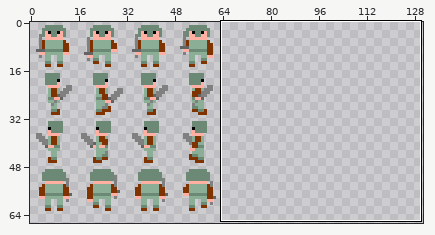
Sprite sheet: game/assets/char_sheet.png. The first picture is a wide view before the edit; the outline marks the close-up.
Close-up. Before:
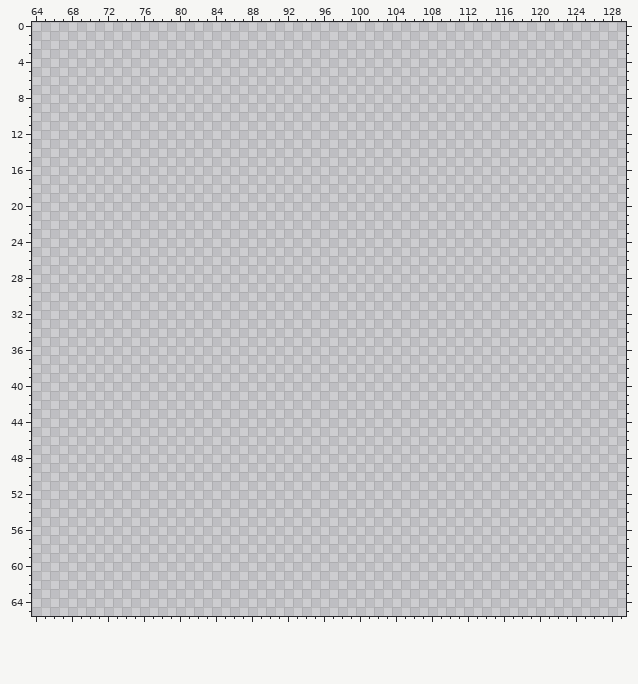
The file is 320x160 pixels. Shown: x 64..129, y 0..65. The wide view leaves out empty margins. The commit also changed other parts of the picture, which this record leaves out.
After:
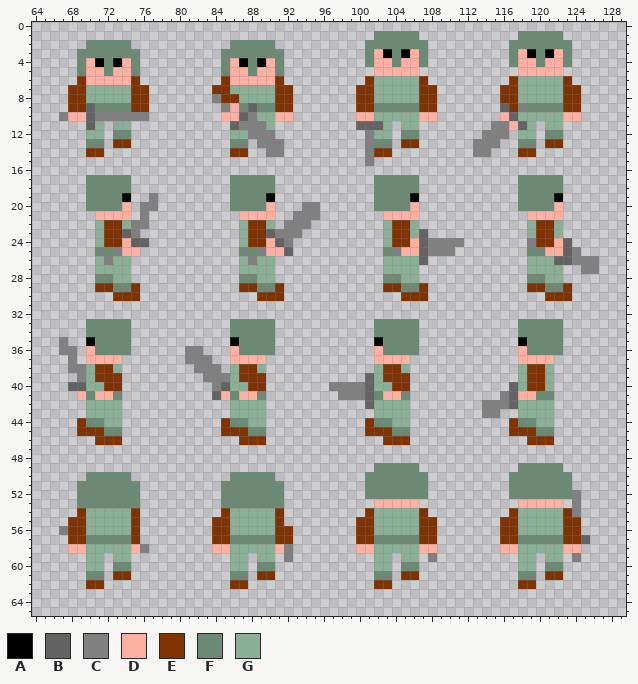
Palette (. is transparent): A #000000  B #636363  C #808080  D #ffb0a3  E #7f3300  F #6c8975  G #8baf96
The edit:
y 1: x 102..106 ..... -> FFFFF; x 118..122 ..... -> FFFFF
y 2: x 70..74 ..... -> FFFFF; x 86..90 ..... -> FFFFF; x 101..107 ....... -> FFFFFFF; x 117..123 ....... -> FFFFFFF
y 3: x 69..75 ....... -> FFFFFFF; x 85..91 ....... -> FFFFFFF; x 101..107 ....... -> FDAFADF; x 117..123 ....... -> FDAFADF
y 4: x 69..75 ....... -> FDAFADF; x 85..91 ....... -> FDAFADF; x 101..107 ....... -> FDDFDDF; x 117..123 ....... -> FDDFDDF
y 5: x 69..75 ....... -> FDDFDDF; x 85..91 ....... -> FDDFDDF; x 102..106 ..... -> DDDDD; x 118..122 ..... -> DDDDD
y 6: x 69..75 ....... -> EDDDDDE; x 85..91 ....... -> EDDDDDE; x 101..107 ....... -> EGGGGGE; x 117..123 ....... -> EGGGGGE
y 7: x 68..76 ......... -> EEGGGGGEE; x 84..92 ......... -> EEGGGGGEE; x 100..108 ......... -> EEGGGGGEE; x 116..124 ......... -> EEGGGGGEE
y 8: x 68..76 ......... -> EEGGGGGEE; x 84..92 ......... -> CEEGGGGEE; x 100..108 ......... -> EEGGGGGEE; x 116..124 ......... -> EEGGGGGEE
y 9: x 68..76 ......... -> EEBFFFFEE; x 85..92 ........ -> CDFBFFEE; x 100..108 ......... -> EEFFFFFEE; x 116..124 ......... -> BECFFFFEE
y 10: x 67..76 .......... -> CDDBCCCCCC; x 85..92 ........ -> DDBCGGDD; x 100..108 ......... -> DDGGGGGDD; x 116..124 ......... -> DBGGGGGDD
y 11: x 70..71 .. -> BG; x 73..74 .. -> GG; x 86..90 ..... -> BCCCG; x 100..103 .... -> BBBG; x 105..106 .. -> GG; x 115..119 ..... -> CCDBG; x 121..122 .. -> GG
y 12: x 70..71 .. -> GG; x 73..74 .. -> FF; x 86..90 ..... -> GGCCC; x 101..103 ... -> CGG; x 105..106 .. -> FF; x 114..116 ... -> CCC; x 118..119 .. -> GG; x 121..122 .. -> FF
y 13: x 70..71 .. -> FF; x 73..74 .. -> EE; x 86..87 .. -> FF; x 89..91 ... -> CCC; x 101..103 ... -> CFF; x 105..106 .. -> EE; x 113..115 ... -> CCC; x 118..119 .. -> FF; x 121..122 .. -> EE
y 14: x 70..71 .. -> EE; x 86..87 .. -> EE; x 90..91 .. -> CC; x 101..103 ... -> CEE; x 113..114 .. -> CC; x 118..119 .. -> EE
y 15: x 101 . -> C
y 17..18: x 70..74 ..... -> FFFFF; x 86..90 ..... -> FFFFF; x 102..106 ..... -> FFFFF; x 118..122 ..... -> FFFFF
y 19: x 70..74 ..... -> FFFFA; x 77 . -> C; x 86..90 ..... -> FFFFA; x 102..106 ..... -> FFFFA; x 118..122 ..... -> FFFFA
y 20: x 70..74 ..... -> FFFFD; x 76..77 .. -> CC; x 86..90 ..... -> FFFFD; x 94..95 .. -> CC; x 102..106 ..... -> FFFFD; x 118..122 ..... -> FFFFD
y 21: x 71..74 .... -> DDDD; x 76 . -> C; x 87..90 .... -> DDDD; x 93..95 ... -> CCC; x 103..106 .... -> DDDD; x 119..122 .... -> DDDD
y 22: x 71..76 ...... -> GEEGCC; x 87..90 .... -> GEEG; x 92..94 ... -> CCC; x 103..106 .... -> GEEG; x 119..122 .... -> GEEG
y 23: x 71..75 ..... -> GEEBC; x 87..93 ....... -> GEEBCCC; x 103..107 ..... -> GEEGB; x 119..122 .... -> GEEG
y 24: x 71..76 ...... -> GEEDBB; x 87..92 ...... -> GEEDBC; x 103..111 ......... -> GEEDBCCCC; x 119..123 ..... -> CEEDB
y 25: x 71..75 ..... -> FFCDD; x 87..92 ...... -> FFCDDB; x 103..110 ........ -> FCDDBCCC; x 119..124 ...... -> FFDDBC
y 26: x 71..74 .... -> GCGG; x 87..90 .... -> GCGG; x 103..107 ..... -> GGGGB; x 119..126 ........ -> GGGBBCCC
y 27: x 71..74 .... -> GGGG; x 87..90 .... -> GGGG; x 103..106 .... -> GGGG; x 119..122 .... -> GGGG; x 125..126 .. -> CC
y 28: x 71..74 .... -> FFGG; x 87..90 .... -> FFGG; x 103..106 .... -> FFGG; x 119..122 .... -> FFGG
y 29: x 71..75 ..... -> EEFFE; x 87..91 ..... -> EEFFE; x 103..107 ..... -> EEFFE; x 119..123 ..... -> EEFFE
y 30: x 73..75 ... -> EEE; x 89..91 ... -> EEE; x 105..107 ... -> EEE; x 121..123 ... -> EEE
y 33..34: x 70..74 ..... -> FFFFF; x 86..90 ..... -> FFFFF; x 102..106 ..... -> FFFFF; x 118..122 ..... -> FFFFF
y 35: x 67 . -> C; x 70..74 ..... -> AFFFF; x 86..90 ..... -> AFFFF; x 102..106 ..... -> AFFFF; x 118..122 ..... -> AFFFF
y 36: x 67..68 .. -> CC; x 70..74 ..... -> DFFFF; x 81..82 .. -> CC; x 86..90 ..... -> DFFFF; x 102..106 ..... -> DFFFF; x 118..122 ..... -> DFFFF
y 37: x 68 . -> C; x 70..73 .... -> DDDD; x 81..83 ... -> CCC; x 86..89 .... -> DDDD; x 102..105 .... -> DDDD; x 118..121 .... -> DDDD
y 38: x 68..73 ...... -> CCGEEG; x 82..84 ... -> CCC; x 86..89 .... -> GEEG; x 102..105 .... -> GEEG; x 118..121 .... -> GEEG
y 39: x 69..73 ..... -> CGEEE; x 83..89 ....... -> CCCGEEE; x 101..105 ..... -> BGEEE; x 118..121 .... -> GEEG
y 40: x 68..73 ...... -> BBGGEE; x 84..89 ...... -> CBGGEE; x 97..105 ......... -> CCCCBGGEE; x 117..121 ..... -> BGEEG
y 41: x 69..73 ..... -> DFDDF; x 84..89 ...... -> BDFDDF; x 98..105 ........ -> CCCBFDDF; x 116..121 ...... -> CBDDFF
y 42: x 70..73 .... -> GGGG; x 86..89 .... -> GGGG; x 101..105 ..... -> BGGGG; x 114..121 ........ -> CCCBGGGG
y 43: x 70..73 .... -> GGGG; x 86..89 .... -> GGGG; x 102..105 .... -> GGGG; x 114..115 .. -> CC; x 118..121 .... -> GGGG
y 44: x 69..73 ..... -> EFFGG; x 85..89 ..... -> EFFGG; x 101..105 ..... -> EFFGG; x 117..121 ..... -> EFFGG
y 45: x 69..73 ..... -> EEEFF; x 85..89 ..... -> EEEFF; x 101..105 ..... -> EEEFF; x 117..121 ..... -> EEEFF
y 46: x 71..73 ... -> EEE; x 87..89 ... -> EEE; x 103..105 ... -> EEE; x 119..121 ... -> EEE
y 49: x 102..106 ..... -> FFFFF; x 118..122 ..... -> FFFFF
y 50: x 70..74 ..... -> FFFFF; x 86..90 ..... -> FFFFF; x 101..107 ....... -> FFFFFFF; x 117..123 ....... -> FFFFFFF
y 51: x 69..75 ....... -> FFFFFFF; x 85..91 ....... -> FFFFFFF; x 101..107 ....... -> FFFFFFF; x 117..123 ....... -> FFFFFFF
y 52: x 69..75 ....... -> FFFFFFF; x 85..91 ....... -> FFFFFFF; x 101..107 ....... -> FFFFFFF; x 117..124 ........ -> FFFFFFFC
y 53: x 69..75 ....... -> FFFFFFF; x 85..91 ....... -> FFFFFFF; x 102..106 ..... -> DDDDD; x 118..122 ..... -> DDDDD; x 124 . -> C
y 54: x 69..75 ....... -> EGGGGGE; x 85..91 ....... -> EGGGGGE; x 101..107 ....... -> EGGGGGE; x 117..124 ........ -> EGGGGGEC
y 55: x 68..75 ........ -> EEGGGGGE; x 84..91 ........ -> EEGGGGGE; x 100..108 ......... -> EEGGGGGEE; x 116..124 ......... -> EEGGGGGEE
y 56: x 67..75 ......... -> CEEGGGGGE; x 84..92 ......... -> EEGGGGGEE; x 100..108 ......... -> EEGGGGGEE; x 116..124 ......... -> EEGGGGGEE
y 57: x 68..75 ........ -> EEFFFFFE; x 84..92 ......... -> EEFFFFFEE; x 100..108 ......... -> EEFFFFFEE; x 116..125 .......... -> EEFFFFFEEB
y 58: x 68..76 ......... -> DDGGGGGDC; x 84..92 ......... -> DDGGGGGDC; x 100..108 ......... -> DDGGGGGDD; x 116..124 ......... -> DDGGGGGDD
y 59: x 70..71 .. -> GG; x 73..74 .. -> GG; x 86..87 .. -> GG; x 89..90 .. -> GG; x 92 . -> C; x 102..103 .. -> GG; x 105..106 .. -> GG; x 108 . -> C; x 118..119 .. -> GG; x 121..122 .. -> GG; x 124 . -> C
y 60: x 70..71 .. -> GG; x 73..74 .. -> FF; x 86..87 .. -> GG; x 89..90 .. -> FF; x 102..103 .. -> GG; x 105..106 .. -> FF; x 118..119 .. -> GG; x 121..122 .. -> FF
y 61: x 70..71 .. -> FF; x 73..74 .. -> EE; x 86..87 .. -> FF; x 89..90 .. -> EE; x 102..103 .. -> FF; x 105..106 .. -> EE; x 118..119 .. -> FF; x 121..122 .. -> EE
y 62: x 70..71 .. -> EE; x 86..87 .. -> EE; x 102..103 .. -> EE; x 118..119 .. -> EE
Pixel boxes of the changes (left, top, right, bottom) in both close-ups:
added: (329, 31, 464, 589)
added: (473, 31, 599, 589)
added: (59, 40, 158, 589)
added: (185, 40, 320, 589)
